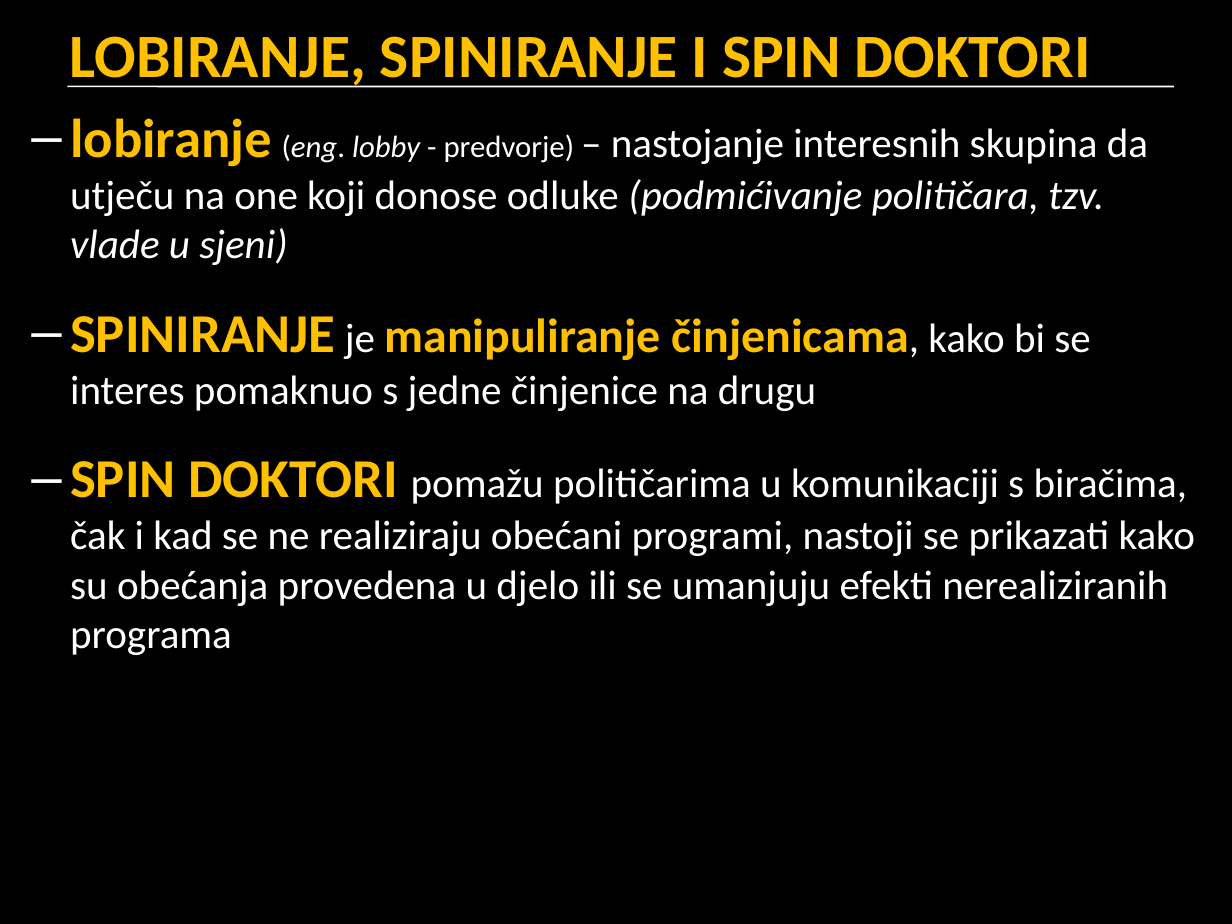
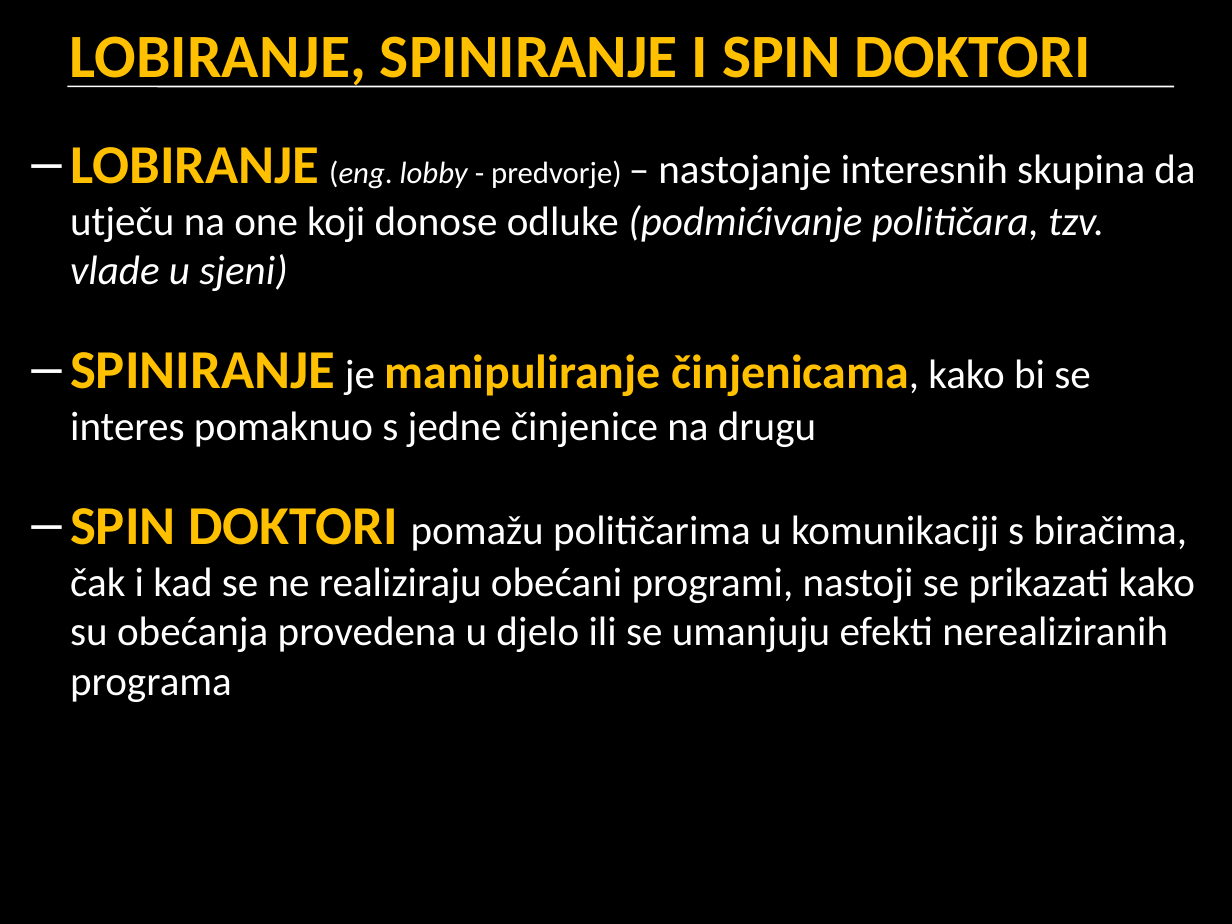
Before and after one commit to cornx/print, a slide deck: slide 30 of data/prezentacije/politika/001_pojam_politike.pptx (slide 33 before the commit). Drawn at 1232x924 pixels with LibreOffice and Linux fonts; fonts in the diff are those of the drawing; background and template pictures are left out. Boxes give left, top, right and bottom in pixels: in the first picture for what was removed or moved away, otherwise in the second. Text is boxed around its words. In the diff, an @@ line names an element or a change of style, - is before the commit and + after.

```diff
--- a/data/prezentacije/politika/001_pojam_politike.pptx
+++ b/data/prezentacije/politika/001_pojam_politike.pptx
@@ text "LOBIRANJE (eng. lobby - predvorje) ...": place and size @@
-text "LOBIRANJE (eng. lobby - predvorje) ..." at (70,118,1196,655)
+text "LOBIRANJE (eng. lobby - predvorje) ..." at (70,147,1196,702)
@@ text at (70,147,1195,291): text changed @@
-– lobiranje (eng. lobby - predvorje) – nastojanje interesnih skupina da utječu na one koji donose odluke (podmićivanje političara, tzv. vlade u sjeni)
+– LOBIRANJE (eng. lobby - predvorje) – nastojanje interesnih skupina da utječu na one koji donose odluke (podmićivanje političara, tzv. vlade u sjeni)
@@ text at (70,352,1196,702): more space between paragraphs @@
```
Also in this commit, not shown: 18 other slides changed, 5 slides added, 5 slides removed, 1 other file.
